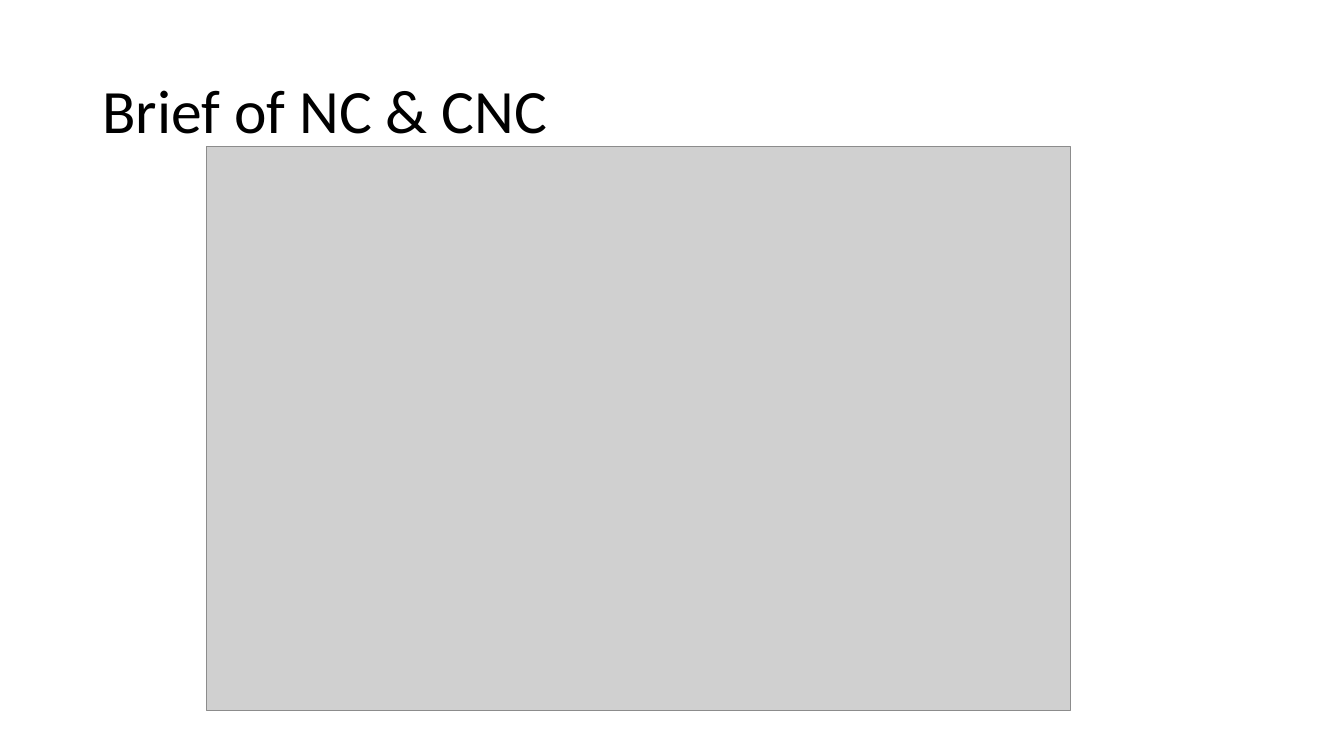
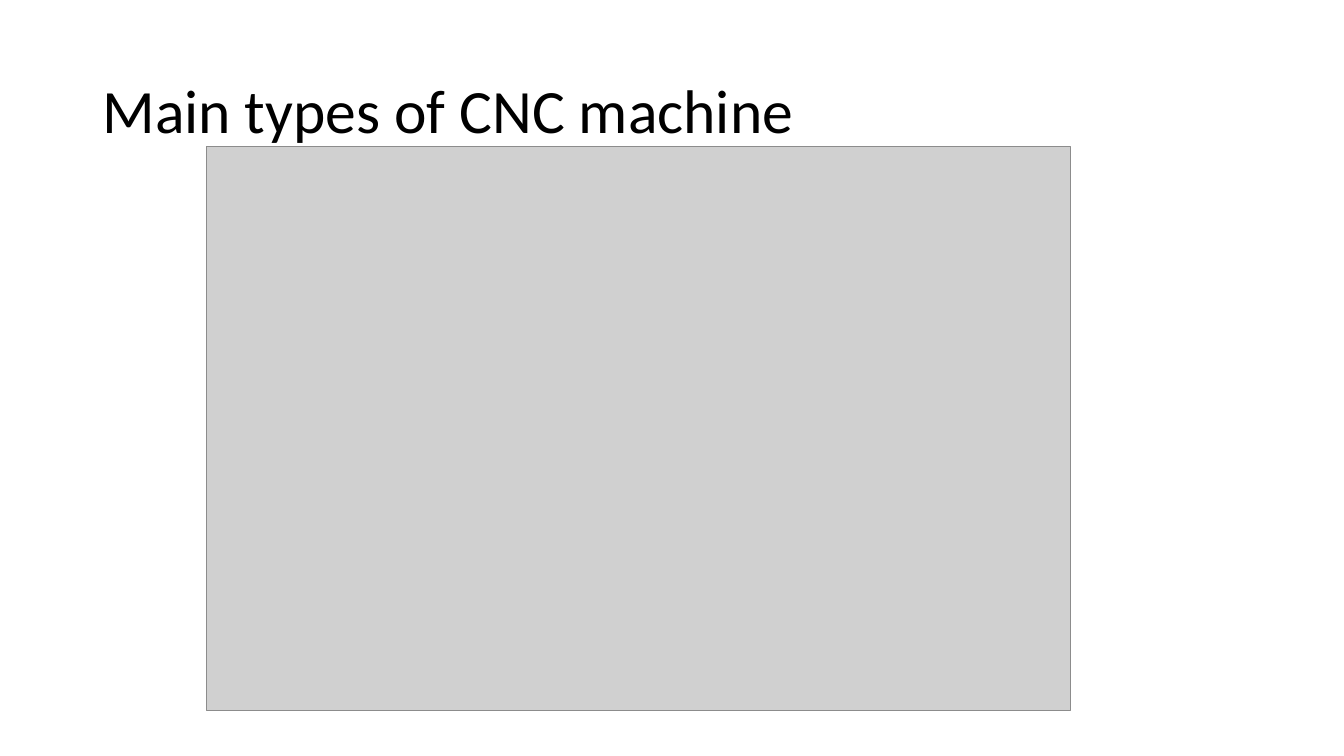
Before and after one commit to Jinny-Ching/cad_cam_course, a slide deck: slide 87 of CAD_CAM.pptx (slide 86 before the commit). Drawn at 1344x756 pixels with LibreOffice and Linux fonts; fonts in the diff are those of the drawing; grey boxes stand for pictures. Boxes give left, top, right and bottom in pixels: in the first picture for what was removed or moved away, otherwise in the second. Text is boxed around its words. In the diff, an @@ line names an element or a change of style, - is before the commit and + after.

```diff
--- a/CAD_CAM.pptx
+++ b/CAD_CAM.pptx
@@ title at <box>102,90,793,148</box>: text changed @@
-Brief of NC & CNC
+Main types of CNC machine
```
Also in this commit, not shown: 5 other slides changed, 7 slides added.
